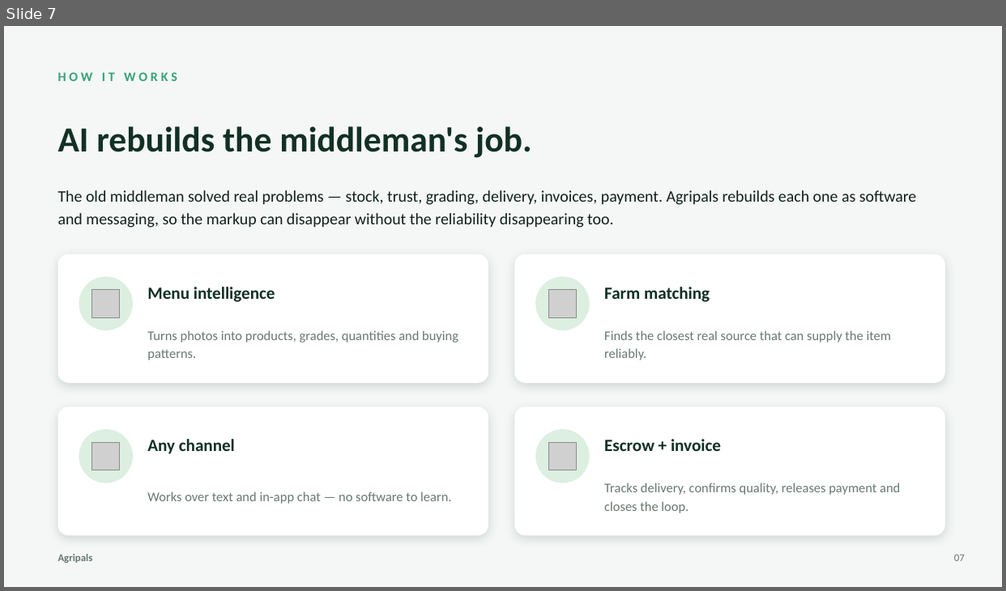
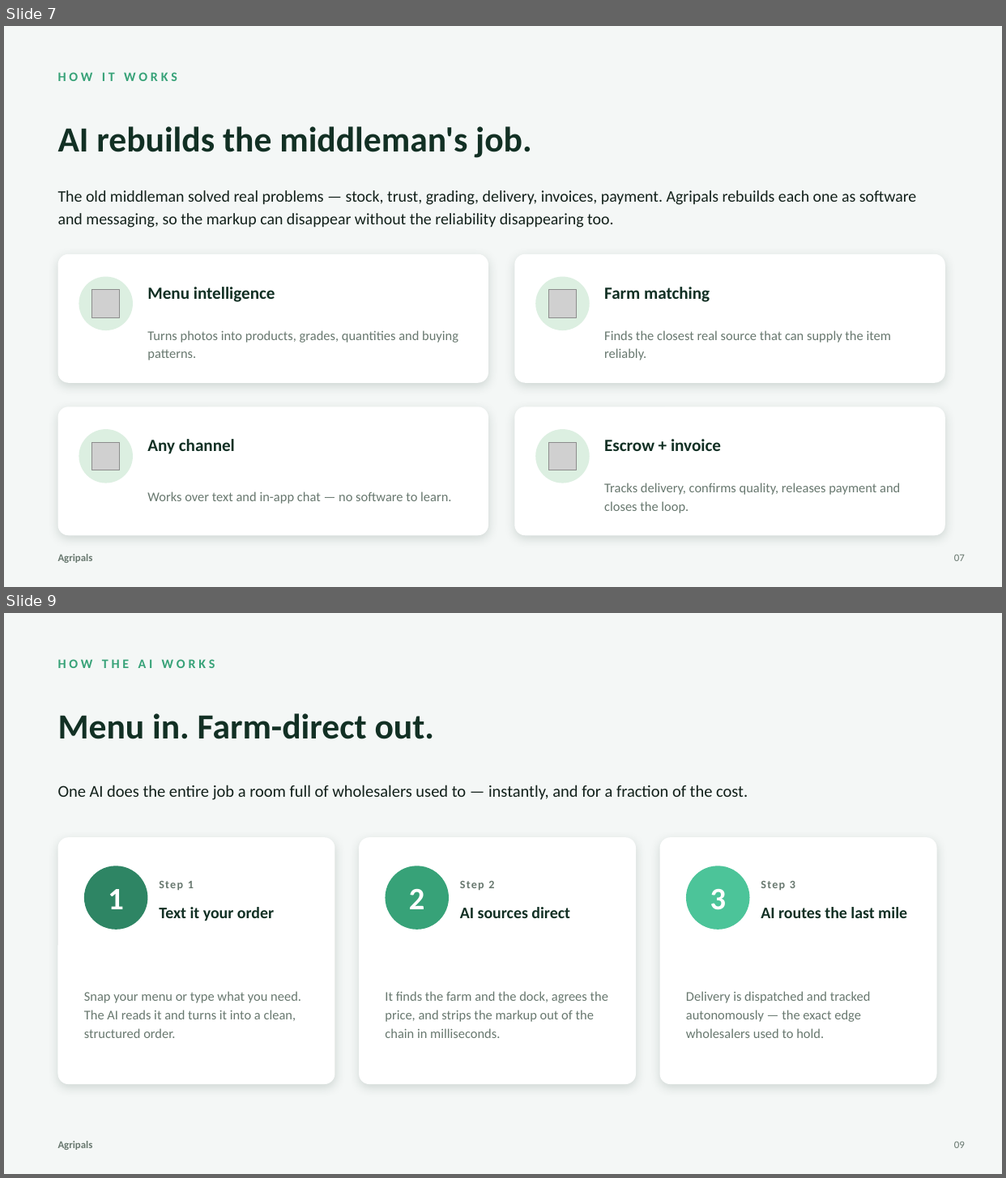
Before and after one commit to rhy-collab/Agripals, a slide deck: Agripals-Investor-Deck.pptx. Shown one above the other, each under a label of ours: slide 7 before the commit, slides 7 and 9 after it; the slides between them are not shown. The pictures are 1006x591 and 1006x1178 pixels, drawn with LibreOffice and Linux fonts; fonts in the diff are those of the drawing; grey boxes stand for pictures. Boxes give left, top, right and bottom in pixels: in the first picture for what was removed or moved away, otherwise in the second. Text is boxed around its words. In the diff, an @@ line names an element or a change of style, - is before the commit and + after.

```diff
--- a/Agripals-Investor-Deck.pptx
+++ b/Agripals-Investor-Deck.pptx
@@ slide 9 added at (x1=4, y1=613, x2=1002, y2=1174), background #F4F7F6 @@
@@ text added at (x1=58, y1=659, x2=215, y2=668), 12.5 pt, text #37A278, bold @@
+HOW THE AI WORKS
@@ text added at (x1=58, y1=713, x2=435, y2=739), 34 pt, text #123024, bold @@
+Menu in. Farm-direct out.
@@ text added at (x1=58, y1=785, x2=748, y2=800), 16 pt, text #12201A @@
+One AI does the entire job a room full of wholesalers used to — instantly, and for a fraction of the cost.
@@ rounded rectangle added at (x1=58, y1=837, x2=335, y2=1084), fill #FFFFFF @@
@@ rounded rectangle added at (x1=359, y1=837, x2=636, y2=1084), fill #FFFFFF @@
@@ rounded rectangle added at (x1=660, y1=837, x2=937, y2=1084), fill #FFFFFF @@
@@ ellipse added at (x1=84, y1=866, x2=147, y2=930), fill #2E8564 @@
@@ ellipse added at (x1=385, y1=866, x2=449, y2=930), fill #37A278 @@
@@ ellipse added at (x1=686, y1=866, x2=750, y2=930), fill #4CC499 @@
@@ text added at (x1=108, y1=889, x2=123, y2=909), 30 pt, text #FFFFFF, bold @@
+1
@@ text added at (x1=159, y1=881, x2=194, y2=890), 11 pt, text #68786F, bold @@
+Step 1
@@ text added at (x1=409, y1=889, x2=424, y2=909), 30 pt, text #FFFFFF, bold @@
+2
@@ text added at (x1=460, y1=881, x2=494, y2=890), 11 pt, text #68786F, bold @@
+Step 2
@@ text added at (x1=710, y1=889, x2=726, y2=910), 30 pt, text #FFFFFF, bold @@
+3
@@ text added at (x1=761, y1=881, x2=795, y2=890), 11 pt, text #68786F, bold @@
+Step 3
@@ text added at (x1=159, y1=907, x2=274, y2=921), 15.5 pt, text #123024, bold @@
+Text it your order
@@ text added at (x1=460, y1=907, x2=570, y2=918), 15.5 pt, text #123024, bold @@
+AI sources direct
@@ text added at (x1=761, y1=907, x2=907, y2=918), 15.5 pt, text #123024, bold @@
+AI routes the last mile
@@ text added at (x1=84, y1=991, x2=301, y2=1038), 12.8 pt, text #68786F @@
+Snap your menu or type what you need. The AI reads it and turns it into a clean, structured order.
@@ text added at (x1=385, y1=991, x2=608, y2=1038), 12.8 pt, text #68786F @@
+It finds the farm and the dock, agrees the price, and strips the markup out of the chain in milliseconds.
@@ text added at (x1=686, y1=991, x2=871, y2=1038), 12.8 pt, text #68786F @@
+Delivery is dispatched and tracked autonomously — the exact edge wholesalers used to hold.
@@ text added at (x1=58, y1=1141, x2=93, y2=1150), 10 pt, text #68786F, bold @@
+Agripals
@@ text added at (x1=954, y1=1142, x2=965, y2=1148), 10 pt, text #68786F @@
+09
```
Also in this commit, not shown: 10 slides changed, 2 other slides added, 3 other files.
